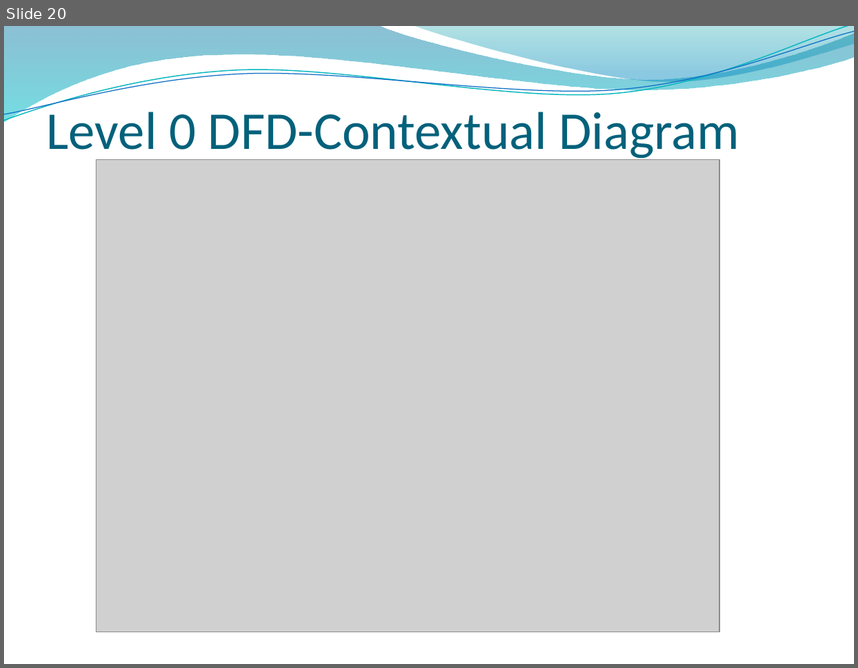
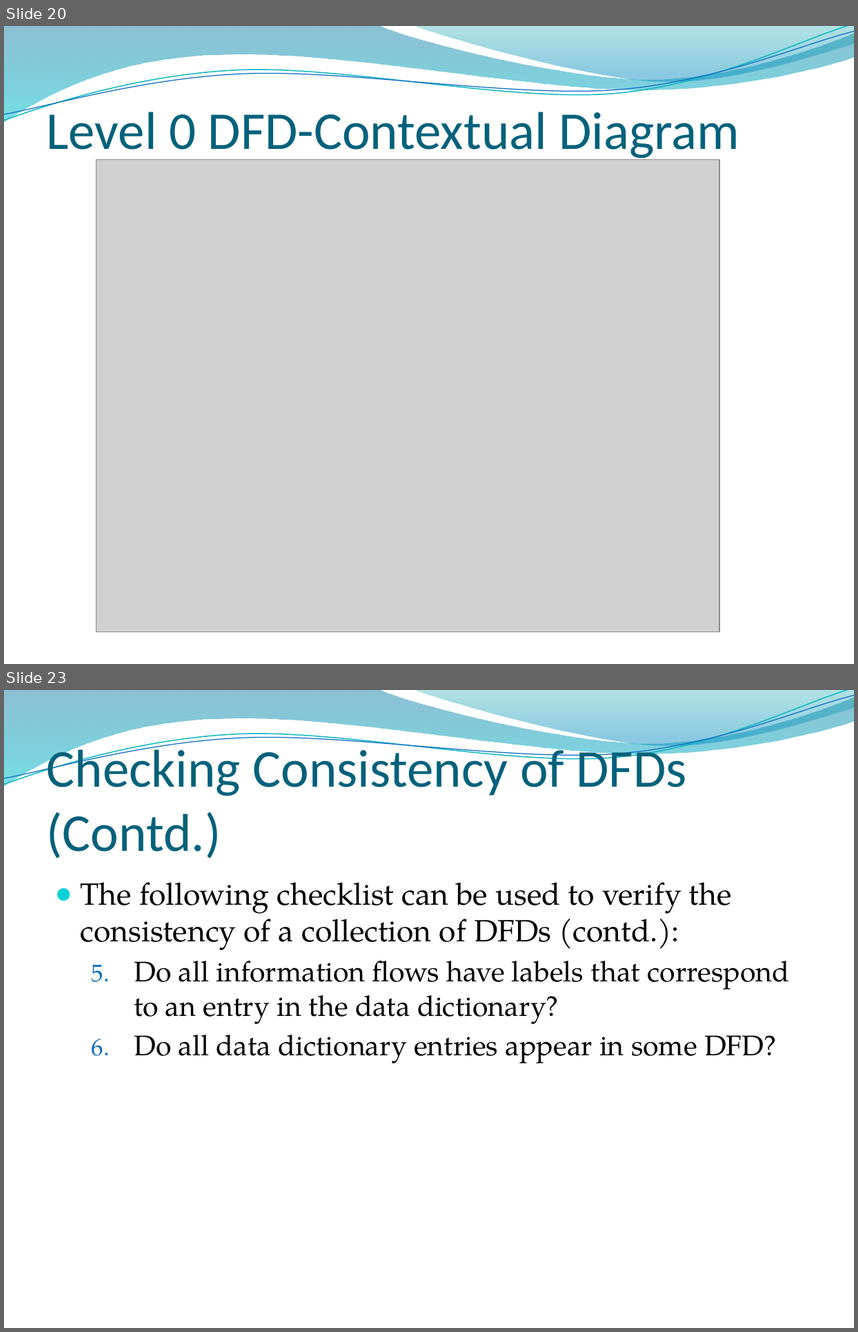
Before and after one commit to abdulsaboor938/Semester-4, a slide deck: Software Engineering/Slides/Lecture 9.pptx. Shown one above the other, each under a label of ours: slide 20 before the commit, slides 20 and 23 after it; the slides between them are not shown. The pictures are 858x668 and 858x1332 pixels, drawn with LibreOffice and Linux fonts; fonts in the diff are those of the drawing; grey boxes stand for pictures; background and template pictures are left out. Boxes give left, top, right and bottom in pixels: in the first picture for what was removed or moved away, otherwise in the second. Text is boxed around its words. In the diff, an @@ line names an element or a change of style, - is before the commit and + after.

```diff
--- a/Software Engineering/Slides/Lecture 9.pptx
+++ b/Software Engineering/Slides/Lecture 9.pptx
@@ slide 23 added at [4, 690, 854, 1328], background picture (left out); not listed: 4 template elements that a slide beside it also shows @@
@@ title added at [47, 743, 687, 858], 45 pt, text #04617B @@
+Checking Consistency of DFDs (Contd.)
@@ text added at [81, 882, 790, 1063], 24 pt, text #000000 @@
+● The following checklist can be used to verify the consistency of a collection of DFDs (contd.):
+  5. Do all information flows have labels that correspond to an entry in the data dictionary?
+  6. Do all data dictionary entries appear in some DFD?
```
Also in this commit, not shown: 1 slide changed, 2 other slides added, 5 other files.
